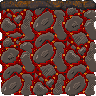
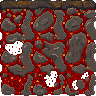
Layer changes from the first w=96, h=96 image to the second:
painted on "Layer 4" over bbox(3, 35, 93, 93)
removed layer "Layer 5" over bbox(36, 35, 61, 61)
removed layer "Layer 2" over bbox(3, 35, 93, 93)
